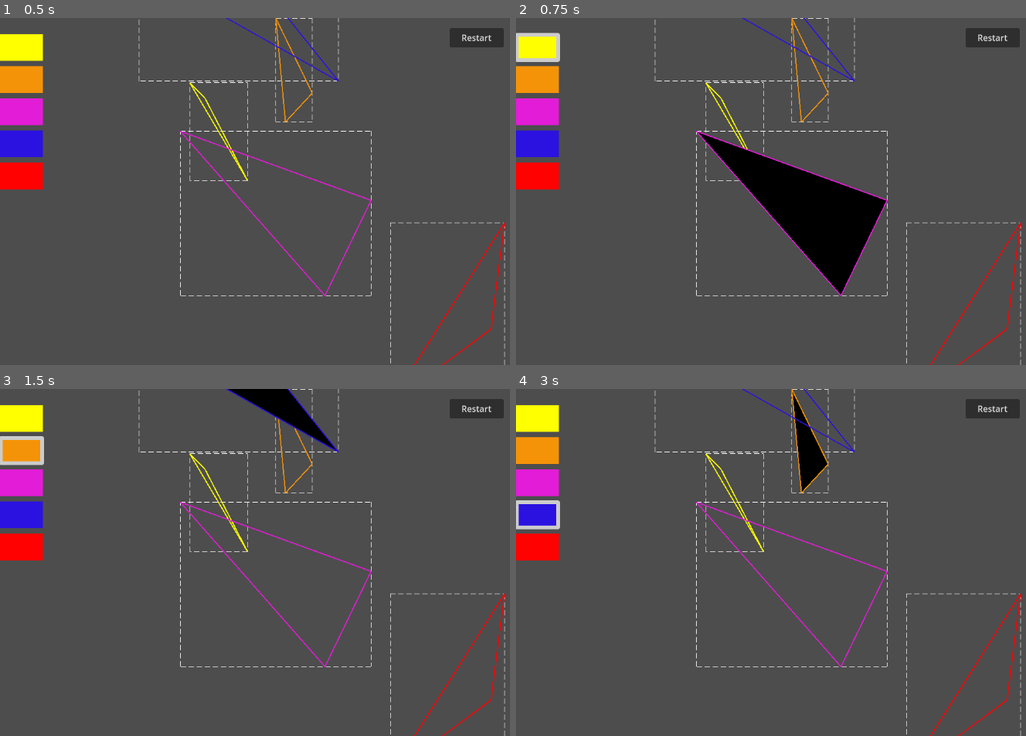
Above: before the commit, frames 1-4 (two rows, left to right).
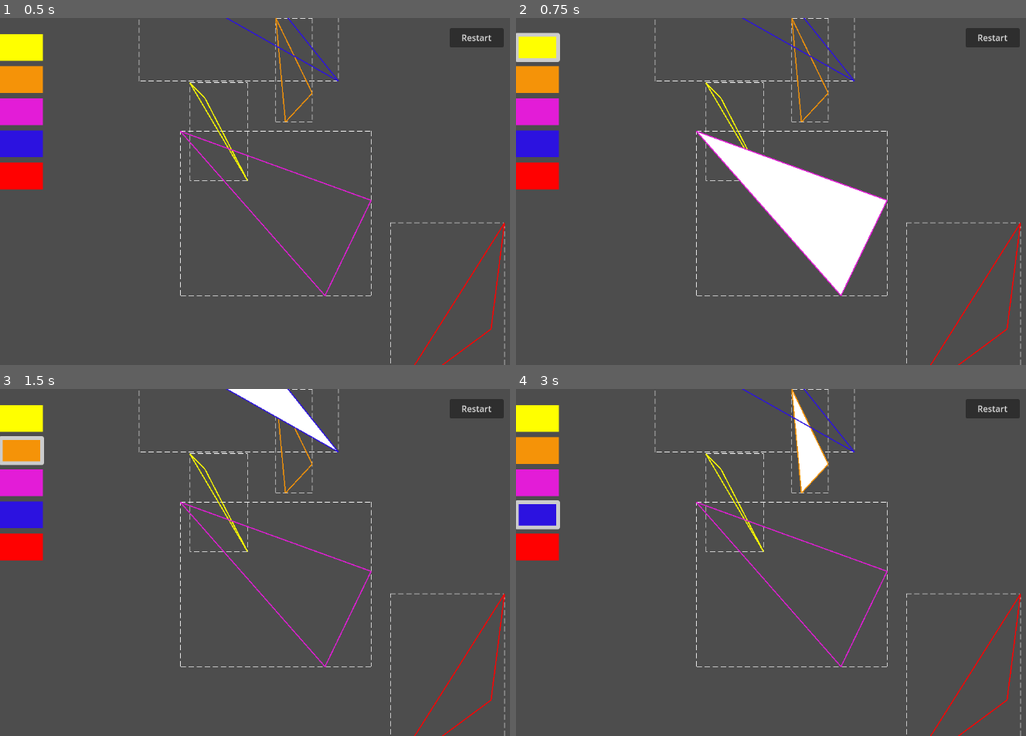
Above: after the commit, the same moments.

Repository: markorn-01/Computer_games_exercises
Game: Godot game, scene res://triangles.tscn
The game is run twice, just before and just after one commit, with the same random seed, the same clock (stepped at 60 frames per second) and the same inputs.
Inputs (mouse positions are in pixels of both pictures, inside the frame that each line leads up to):
- Up to frame 1 (0.5 s): no input
- Up to frame 2 (0.75 s): click (536, 45) at 0.5 s
- Up to frame 3 (1.5 s): click (20, 451) at 1.25 s
- Up to frame 4 (3 s): click (536, 482) at 2 s; click (536, 513) at 2.75 s

Frame 1 is identical in both runs. In frame 2, 6.0% of the frame differs, in the area x 35-73%, y 32-80%; in frame 3, 1.1%; in frame 4, 0.8%.

Commit message:
finished ex08

Diff:
--- a/CG_2024s_Erkoc_08/Triangle_AABB_student/scene.gd
+++ b/CG_2024s_Erkoc_08/Triangle_AABB_student/scene.gd
@@ -1,3 +1,8 @@
+# Name:        Taha Beytullah Erkoc; student no.: 4740805
+# Coauthor:    Quang Minh, Ngo;      student no.: 4742554
+# faculty:     Mathematics and Computer Science
+# discipline:  Data and Computer Science
+
 extends Node2D
 
 var runSpeed = 500
@@ -60,7 +65,6 @@
 	blue.color = Color(1, 1, 1, 0)
 	pink.color = Color(1, 1, 1, 0)
 	queue_redraw()
-	test_all_triangle_intersections()
 	$ButtonYellow.set_pressed(false)
 	$ButtonOrange.set_pressed(false)
 	$ButtonPink.set_pressed(false)
@@ -69,7 +73,7 @@
 
 #------------------------------------------------------------------------------------------------
 # Get 4 corners of the bounding box
-func _get_points_aabb(triangle):
+func get_points_aabb(triangle):
 	var x_min = max_val
 	var x_max = min_val
 	var y_min = max_val
@@ -107,7 +111,7 @@
 func _draw():
 	var triangles = [yellow, orange, red, blue, pink]
 	for triangle in triangles:
-		var points = _get_points_aabb(triangle)
+		var points = get_points_aabb(triangle)
 		var color = Color(1, 1, 1) # White color
 		# Draw dashed lines connecting the points
 		for i in range(points.size()):
@@ -116,7 +120,7 @@
 
 #------------------------------------------------------------------------------------------------
 # Dimension Reduction Collision
-func _drc_broad_phase(target):
+func drc_broad_phase(target):
 	var triangles = [yellow, orange, red, blue, pink]
 	var aabbs = []
 	for i in triangles.size():
@@ -125,25 +129,30 @@
 			break
 
 	for triangle in triangles:
-		var box = _get_points_aabb(triangle)
+		var box = get_points_aabb(triangle)
 		aabbs.append([box[1], box[3]])
 
-	var target_box = _get_points_aabb(target)
+	var target_box = get_points_aabb(target)
 	var target_aabb = [target_box[1], target_box[3]]
 
 
 	var collisions = []
 	for i in range(aabbs.size()):
-		if intersects(target_aabb, aabbs[i]):
+		if interval_intersect(target_aabb, aabbs[i]):
 			collisions.append(triangles[i])
 
 	if collisions.size() > 0:
 		for collision in collisions:
 			collision.color = Color.BLACK
-
-
-func intersects(aabb1, aabb2) -> bool:
-	for axis in range(2): # Assuming 2D, adjust for 3D if needed
+		var narrow_phase = triangles_intersect(target)
+		if narrow_phase.size() > 0:
+			for narrow in narrow_phase:
+				narrow.color = Color.WHITE
+
+
+
+func interval_intersect(aabb1, aabb2) -> bool:
+	for axis in range(2):
 		var this_interval_min = aabb1[0][axis]
 		var this_interval_max = aabb1[1][axis]
 		var other_interval_min = aabb2[0][axis]
@@ -167,75 +176,86 @@
 	red.color = Color(1, 1, 1, 0)
 	blue.color = Color(1, 1, 1, 0)
 	pink.color = Color(1, 1, 1, 0)
-	_drc_broad_phase(dic[color])
+	drc_broad_phase(dic[color])
 #------------------------------------------------------------------------------------------------
 # Triangle-Triangle Test
 # Function to calculate the normal of a 3D triangle
 # In 2D context, this function may return a scalar representing the 2D cross product (area of the parallelogram)
-func calculate_triangle_normal(v1: Vector2, v2: Vector2, v3: Vector2) -> float:
-	var vector1 = v2 - v1
-	var vector2 = v3 - v1
-	return vector1.cross(vector2)  # This is the 2D "normal"
-
-# Function to calculate the intersection line between two triangles
-func calculate_intersection_line(triangle1: PackedVector2Array, triangle2: PackedVector2Array) -> Array:
-	var normal1 = calculate_triangle_normal(triangle1[0], triangle1[1], triangle1[2])
-	var normal2 = calculate_triangle_normal(triangle2[0], triangle2[1], triangle2[2])
-
-	if normal1 == 0 or normal2 == 0:
-		# If either normal is zero, the triangles are degenerate (collinear points)
-		return []
-
-	var direction = Vector2(-normal2, normal1).normalized()  # Use the 2D perpendicular vector as the direction
-	var point_on_line = triangle1[0]  # Choose a point on the line (e.g., vertex of triangle1)
-
-	# Return a line segment (or ray) representing the intersection line
-	return [point_on_line, point_on_line + direction * 1000]  # Adjust length as needed
-
-# Function to project a point onto a line defined by a point and direction
-func project_point_on_line(point: Vector2, point_on_line: Vector2, direction: Vector2) -> float:
-	return (point - point_on_line).dot(direction)
-
-# Function to project a triangle onto a line defined by a point and direction
-func project_triangle_on_line(triangle: PackedVector2Array, point_on_line: Vector2, direction: Vector2) -> Vector2:
-	var min_interval = project_point_on_line(triangle[0], point_on_line, direction)
-	var max_interval = min_interval
-	for i in range(1, triangle.size()):
-		var projection = project_point_on_line(triangle[i], point_on_line, direction)
-		min_interval = min(min_interval, projection)
-		max_interval = max(max_interval, projection)
-	return Vector2(min_interval, max_interval)
-
-# Function to check if two intervals overlap
-func intervals_overlap(interval1: Vector2, interval2: Vector2) -> bool:
-	return interval1.y >= interval2.x and interval2.y >= interval1.x
-
-# Function to perform triangle-triangle intersection test
-func triangle_triangle_intersect(triangle1: PackedVector2Array, triangle2: PackedVector2Array) -> bool:
-	# Step 1: Calculate the intersection line
-	var intersection_line = calculate_intersection_line(triangle1, triangle2)
-
-	if intersection_line.size() == 0:
-		# No valid intersection line
-		return false
-
-	var point_on_line = intersection_line[0]
-	var direction = (intersection_line[1] - intersection_line[0]).normalized()
-
-	# Step 2: Project both triangles onto the intersection line
-	var interval1 = project_triangle_on_line(triangle1, point_on_line, direction)
-	var interval2 = project_triangle_on_line(triangle2, point_on_line, direction)
-
-	# Step 3: Check if intervals overlap
-	return intervals_overlap(interval1, interval2)
-
-# Function to perform the test for all pairs of triangles
-func test_all_triangle_intersections() -> bool:
-	var triangles = [yellow, orange]
-	for i in range(triangles.size() - 1):
-		for j in range(i + 1, triangles.size()):
-			var triangle1 = triangles[i].polygon
-			var triangle2 = triangles[j].polygon
-			if triangle_triangle_intersect(triangle1, triangle2):
-				return true
-	return false
+# Function to determine the orientation of three points
+func point_orientation(p, q, r):
+	var val = (q.y - p.y) * (r.x - q.x) - (q.x - p.x) * (r.y - q.y)
+	if val == 0:
+		return 0
+	return 1 if val > 0 else -1
+
+# Function to check if two segments intersect
+func segment_intersect(p1, q1, p2, q2):
+	var o1 = point_orientation(p1, q1, p2)
+	var o2 = point_orientation(p1, q1, q2)
+	var o3 = point_orientation(p2, q2, p1)
+	var o4 = point_orientation(p2, q2, q1)
+	return o1 != o2 and o3 != o4
+
+func triangle_sign(p1, p2, p3):
+	return (p1.x - p3.x) * (p2.y - p3.y) - (p2.x - p3.x) * (p1.y - p3.y)
+# Function to check if a point is inside a triangle
+func is_point_in_triangle(pt, v1, v2, v3):
+	var d1 = triangle_sign(pt, v1, v2)
+	var d2 = triangle_sign(pt, v2, v3)
+	var d3 = triangle_sign(pt, v3, v1)
+	var has_neg = (d1 < 0) or (d2 < 0) or (d3 < 0)
+	var has_pos = (d1 > 0) or (d2 > 0) or (d3 > 0)
+	return not (has_neg and has_pos)
+
+# Function to check if two triangles intersect
+func triangles_intersect(target):
+	var target_global_position = target.global_position
+	var triangles = [yellow, orange, red, blue, pink]
+	var collisions = []
+	for i in triangles.size():
+		if triangles[i] == target:
+			triangles.remove_at(i)
+			break
+	var A1 = target.polygon[0] + target_global_position
+	var B1 = target.polygon[1] + target_global_position
+	var C1 = target.polygon[2] + target_global_position
+	for triangle in triangles:
+		var triangle_global_position = triangle.global_position
+		var A2 = triangle.polygon[0] + triangle_global_position
+		var B2 = triangle.polygon[1] + triangle_global_position
+		var C2 = triangle.polygon[2] + triangle_global_position
+		# Check if any edge of triangle 1 intersects with any edge of triangle 2
+		if (segment_intersect(A1, B1, A2, B2) or segment_intersect(A1, B1, B2, C2) or segment_intersect(A1, B1, C2, A2) or
+			segment_intersect(B1, C1, A2, B2) or segment_intersect(B1, C1, B2, C2) or segment_intersect(B1, C1, C2, A2) or
+			segment_intersect(C1, A1, A2, B2) or segment_intersect(C1, A1, B2, C2) or segment_intersect(C1, A1, C2, A2)):
+				collisions.append(triangle)
+				continue
+
+		# Check if any vertex of one triangle is inside the other triangle
+		if (is_point_in_triangle(A1, A2, B2, C2) or is_point_in_triangle(B1, A2, B2, C2) or is_point_in_triangle(C1, A2, B2, C2) or
+			is_point_in_triangle(A2, A1, B1, C1) or is_point_in_triangle(B2, A1, B1, C1) or is_point_in_triangle(C2, A1, B1, C1)):
+				collisions.append(triangle)
+
+	return collisions
+
+
+
+# The complete collision detection pipeline
+# Broad phase:
+# 1. In the broad phase, we create the AABBs for each triangle based on the max and
+#    min of their x and y coordinates. That means, we get four corners of the AABBs, which are
+#    top left (xmin, ymax), bottom left (xmin, ymin), bottom right (xmax, ymin),
+#    top right (xmax, ymax).
+#
+# 2. Next, we implement the interval intersections for the x and y dimensions. We check
+#    whether there is a collision in both dimensions. If there is, that means a collision
+#    is detected.
+#
+# Narrow phase:
+# In the narrow phase, there are two subcases, which are the segment intersection and is_point_in_triangle.
+# 1. Edge-Edge Intersection Test: For each edge of the first triangle, check if it intersects with any edge
+#    of the second triangle. If it does, it means, there's a collision.
+#
+# 2. Point inside Triangle Test: If no intersections are found in the previous step, we
+#    check if any points of one triangle are inside the other triangle. If so, it means
+#    we have a collision.
Not shown, added: CG_2024s_Erkoc_08/Triangle_AABB_student/tri97CC.tmp
Not shown, added: CG_2024s_Erkoc_08/Triangle_AABB_student/triB2D2.tmp
